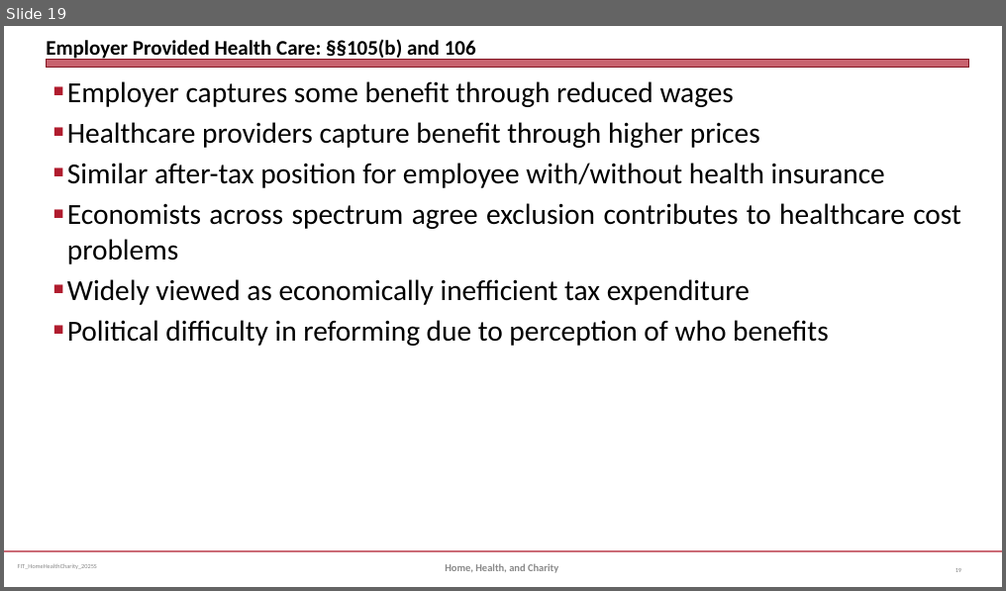
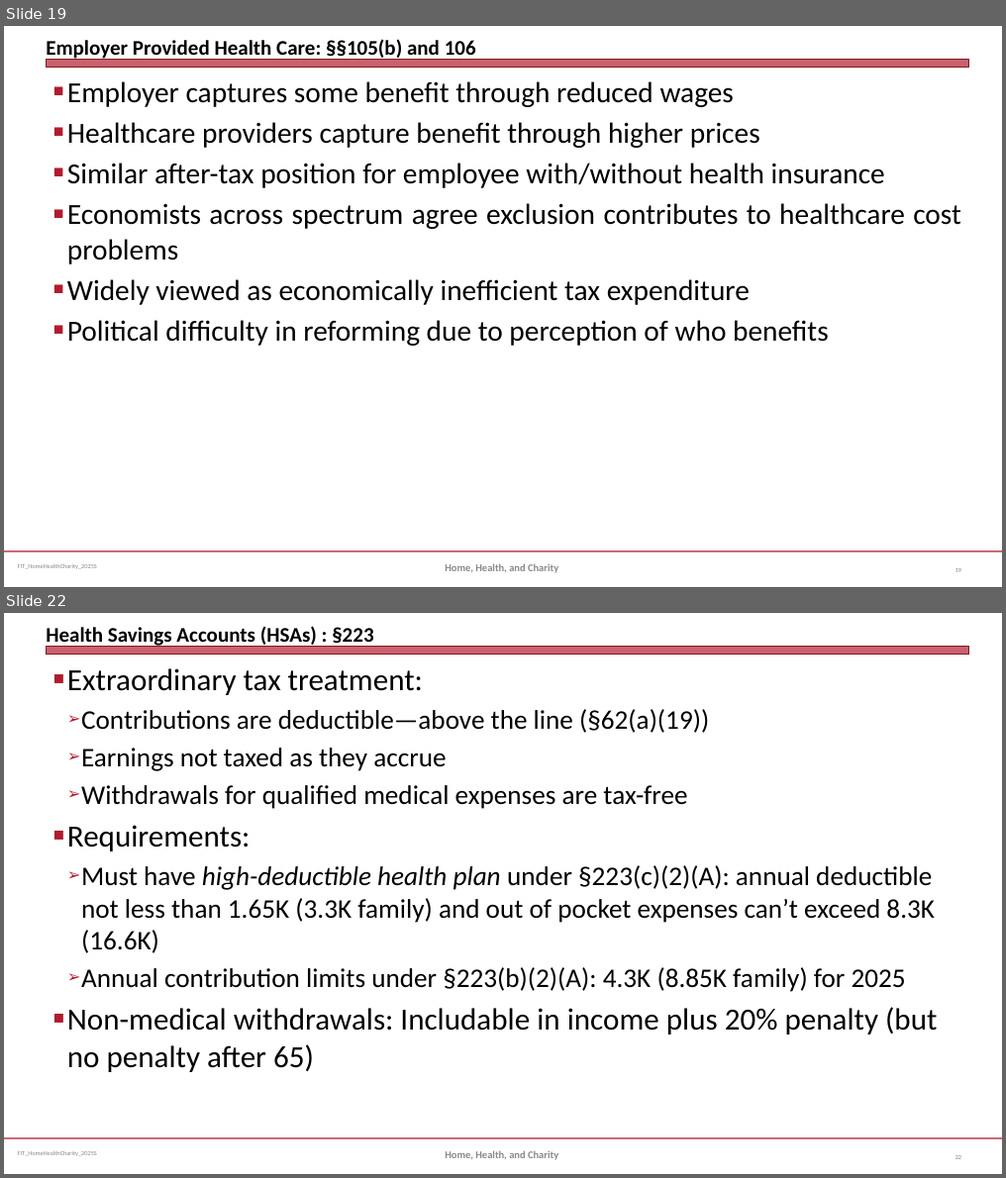
Before and after one commit to jmc877/Fed-Income-Tax, a slide deck: slides/FIT_HomeHealthCharity_2025S.pptx. Shown one above the other, each under a label of ours: slide 19 before the commit, slides 19 and 22 after it; the slides between them are not shown. The pictures are 1006x591 and 1006x1178 pixels, drawn with LibreOffice and Linux fonts; fonts in the diff are those of the drawing. Boxes give left, top, right and bottom in pixels: in the first picture for what was removed or moved away, otherwise in the second. Text is boxed around its words. In the diff, an @@ line names an element or a change of style, - is before the commit and + after.

```diff
--- a/slides/FIT_HomeHealthCharity_2025S.pptx
+++ b/slides/FIT_HomeHealthCharity_2025S.pptx
@@ slide 22 added at (4,613,1002,1174), background #FFFFFF; not listed: 3 template elements that a slide beside it also shows @@
@@ title added at (46,626,373,648), 20 pt, text #000000, bold @@
+Health Savings Accounts (HSAs) : §223
@@ text added at (67,668,937,1072), 25.9 pt, text #000000 @@
+■ Extraordinary tax treatment:
+  ➢ Contributions are deductible—above the line (§62(a)(19))
+  ➢ Earnings not taxed as they accrue
+  ➢ Withdrawals for qualified medical expenses are tax-free
+■ Requirements:
+  ➢ Must have high-deductible health plan under §223(c)(2)(A): annual deductible not less than 1.65K (3.3K family) and out of pocket expenses can’t exceed 8.3K (16.6K)
+  ➢ Annual contribution limits under §223(b)(2)(A): 4.3K (8.85K family) for 2025
+■ Non-medical withdrawals: Includable in income plus 20% penalty (but no penalty after 65)
@@ text added at (445,1151,558,1160), 10 pt, text #898989, bold @@
+Home, Health, and Charity
@@ page number added at (955,1156,961,1159), 6 pt, text #808080 @@
+22
```
Also in this commit, not shown: 1 slide changed, 4 other slides added, 1 other file.
